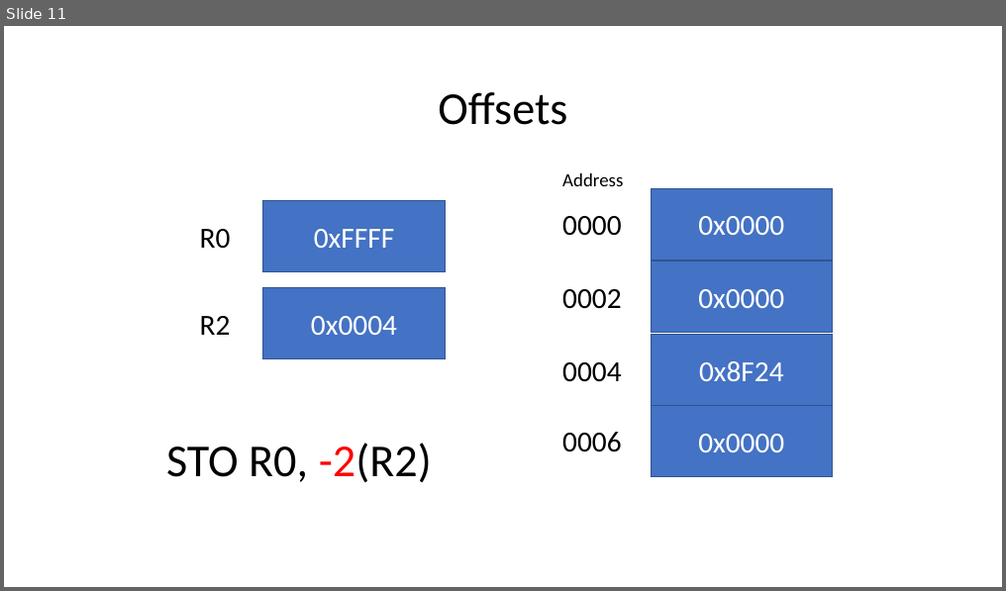
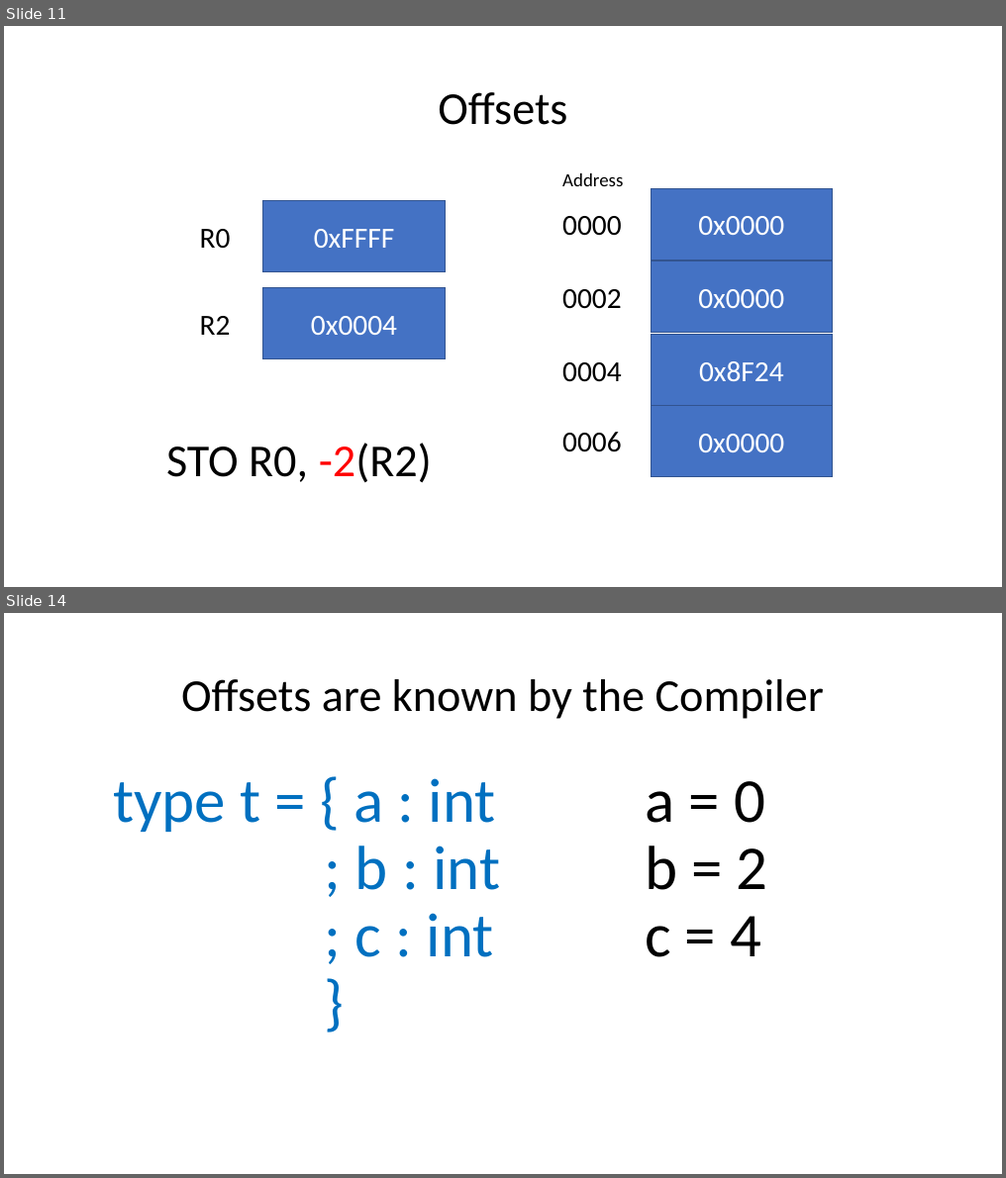
Before and after one commit to BC-CSCI1103/Week08, a slide deck: slides/SVMandMemory.pptx. Shown one above the other, each under a label of ours: slide 11 before the commit, slides 11 and 14 after it; the slides between them are not shown. The pictures are 1006x591 and 1006x1178 pixels, drawn with LibreOffice and Linux fonts; fonts in the diff are those of the drawing. Boxes give left, top, right and bottom in pixels: in the first picture for what was removed or moved away, otherwise in the second. Text is boxed around its words. In the diff, an @@ line names an element or a change of style, - is before the commit and + after.

```diff
--- a/slides/SVMandMemory.pptx
+++ b/slides/SVMandMemory.pptx
@@ slide 14 added at [4, 613, 1002, 1174], background #FFFFFF @@
@@ title added at [181, 679, 824, 719], 44 pt, text #000000 @@
+Offsets are known by the Compiler
@@ text added at [113, 778, 500, 958], 60 pt, text #0070C0 @@
+type t = { a : int
+; b : int
+; c : int
+}
@@ text added at [645, 781, 768, 958], 60 pt, text #000000 @@
+a = 0
+b = 2
+c = 4
```
Also in this commit, not shown: 5 slides changed, 16 other slides added, 2 slides removed.
